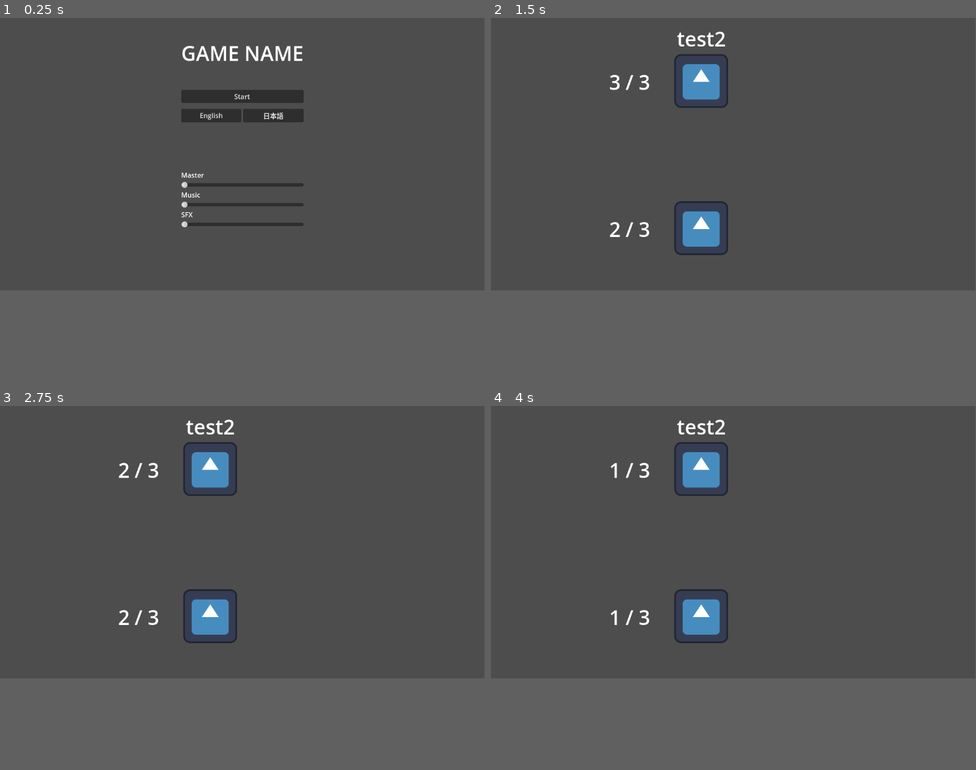
Above: before the commit, frames 1-4 (two rows, left to right).
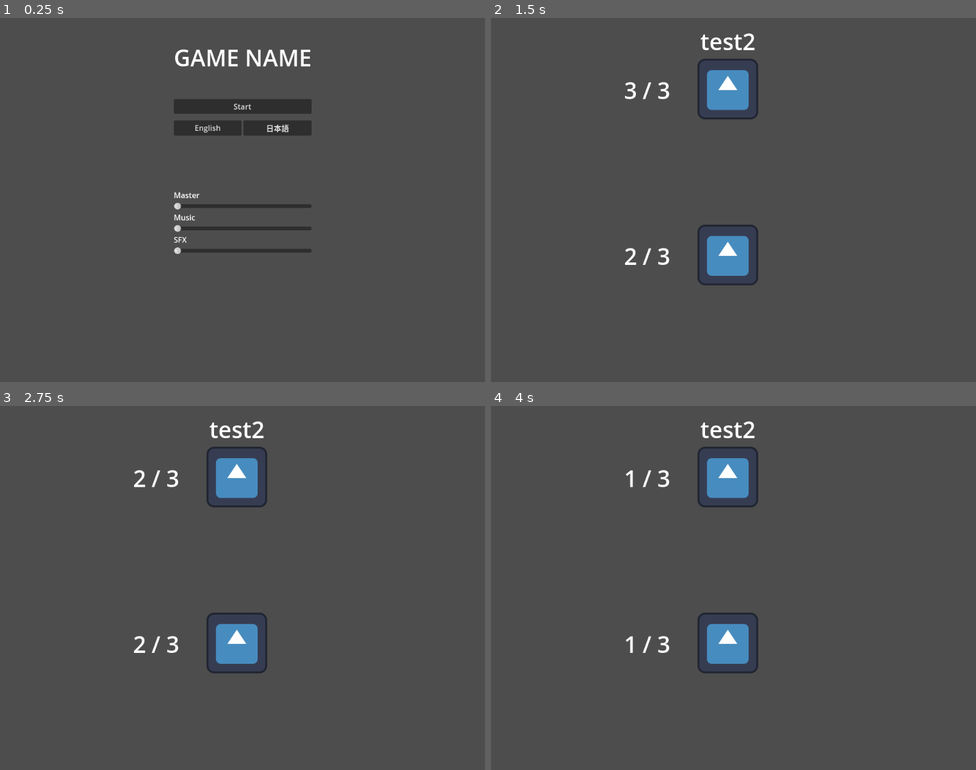
Above: after the commit, the same moments.

Repository: jrattur2/ggj-2026-team-coup
Game: Godot game, scene res://Levels/startup_level.tscn
Two runs of this game, one before a commit and one after it. Both use one fixed random seed, a clock stepped at 60 frames per second and the inputs below. The engine's default icon, where the game draws it, is replaced by a stand-in: a white triangle on a blue panel in a dark square.
Inputs:
- Up to frame 1 (0.25 s): no input
- Up to frame 2 (1.5 s): click "Start" at 0.5 s; tap Enter at 1.25 s; hold L (dev_lose_turn) from 1.28 s (still down)
- Up to frame 3 (2.75 s): tap Space at 2 s; release L (dev_lose_turn) at 2.03 s; tap K (dev_win_turn) at 2.1 s
- Up to frame 4 (4 s): tap Enter at 2.75 s; hold L (dev_lose_turn) 2.78-3.53 s; tap Space at 3.5 s; tap K (dev_win_turn) at 3.6 s
The window is 799x449 before the commit and 800x600 after it. Grey fills any space a smaller window leaves; there, only what the larger window draws over its background counts as a difference.

The runs differ from the first frame. In frame 1, 4.8% of the frame differs, in the area x 35-65%, y 7-65%; in frame 2, 4.4%; in frame 3, 4.4%; in frame 4, 4.3%.

Commit message:
Updated window size

Diff:
--- a/project.godot
+++ b/project.godot
@@ -14,6 +14,11 @@
 run/main_scene="uid://bq40vjn0o7xfl"
 config/features=PackedStringArray("4.5", "GL Compatibility")
 config/icon="res://icon.svg"
+
+[display]
+
+window/size/viewport_width=1024
+window/size/viewport_height=768
 
 [input]
 
